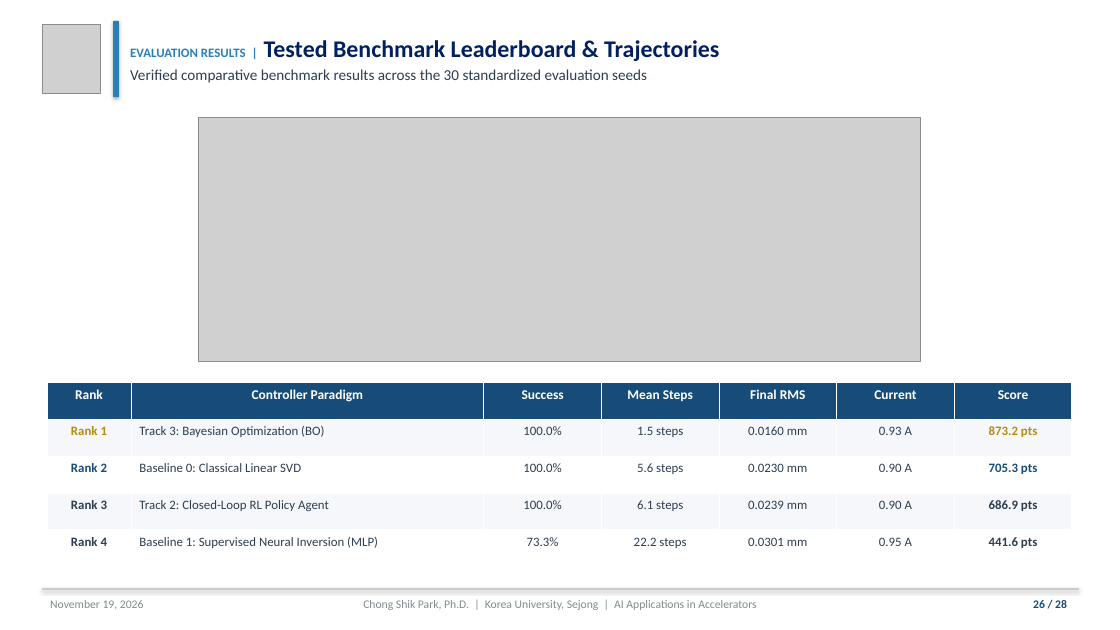
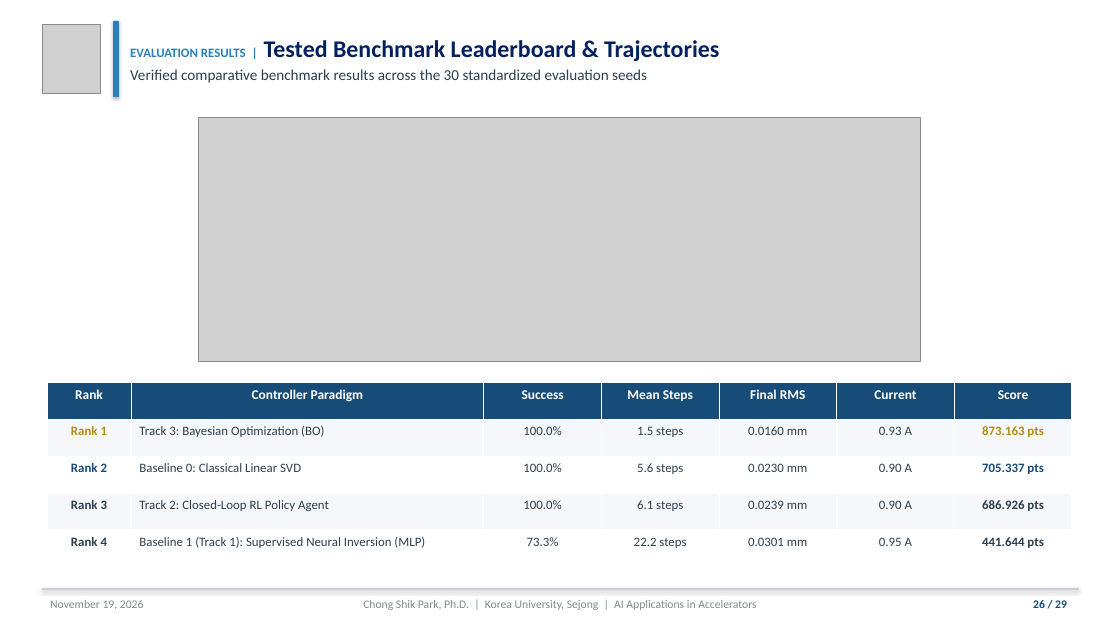
Before and after one commit to cspark7701/ai4acc-mini-hackathon, a slide deck: slide 26 of presentations/Lecture_1_AI_ML_Foundations_and_Control.pptx. Drawn at 1120x630 pixels with LibreOffice and Linux fonts; fonts in the diff are those of the drawing; grey boxes stand for pictures. Boxes give left, top, right and bottom in pixels: in the first picture for what was removed or moved away, otherwise in the second. Text is boxed around its words. In the diff, an @@ line names an element or a change of style, - is before the commit and + after.

```diff
--- a/presentations/Lecture_1_AI_ML_Foundations_and_Control.pptx
+++ b/presentations/Lecture_1_AI_ML_Foundations_and_Control.pptx
@@ table at [47, 382, 1072, 567] @@
-row 2, column 7: 873.2 pts
+row 2, column 7: 873.163 pts
-row 3, column 7: 705.3 pts
+row 3, column 7: 705.337 pts
-row 4, column 7: 686.9 pts
+row 4, column 7: 686.926 pts
-row 5, column 2: Baseline 1: Supervised Neural Inversion (MLP)
+row 5, column 2: Baseline 1 (Track 1): Supervised Neural Inversion (MLP)
-row 5, column 7: 441.6 pts
+row 5, column 7: 441.644 pts
```
Also in this commit, not shown: 27 other slides changed, 1 slide added, 10 other files.
